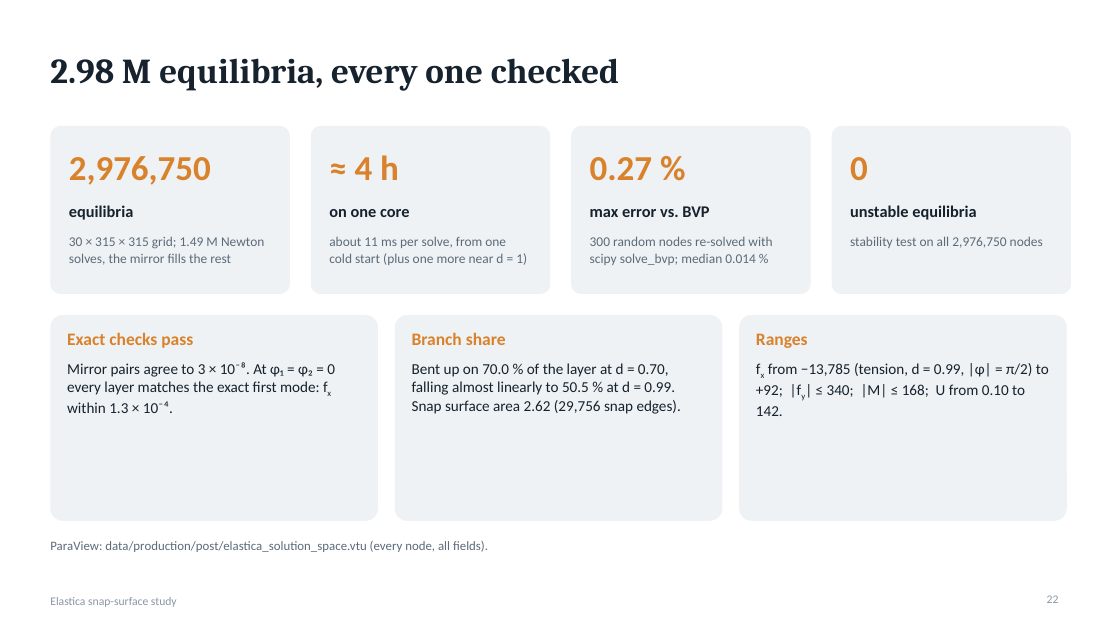
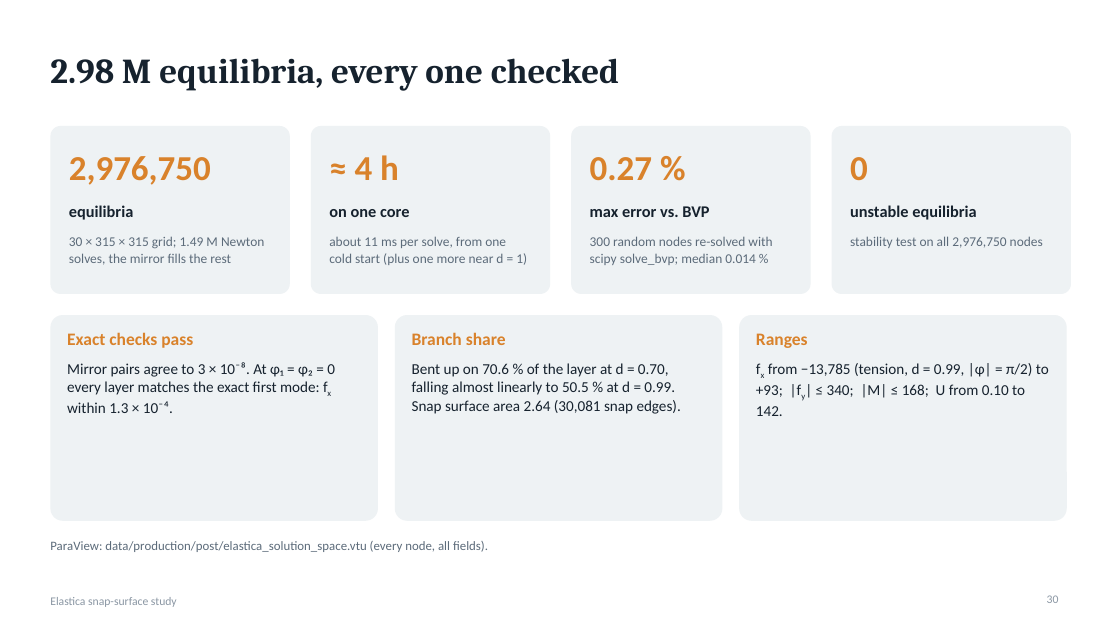
Before and after one commit to grraxx/elastica, a slide deck: slide 30 of presentation/elastica_snap_surface.pptx (slide 22 before the commit). Drawn at 1120x630 pixels with LibreOffice and Linux fonts; fonts in the diff are those of the drawing. Boxes give left, top, right and bottom in pixels: in the first picture for what was removed or moved away, otherwise in the second. Text is boxed around its words. In the diff, an @@ line names an element or a change of style, - is before the commit and + after.

```diff
--- a/presentation/elastica_snap_surface.pptx
+++ b/presentation/elastica_snap_surface.pptx
@@ text at (x1=412, y1=363, x2=681, y2=414): text changed @@
-Bent up on 70.0 % of the layer at d = 0.70, falling almost linearly to 50.5 % at d = 0.99. Snap surface area 2.62 (29,756 snap edges).
+Bent up on 70.6 % of the layer at d = 0.70, falling almost linearly to 50.5 % at d = 0.99. Snap surface area 2.64 (30,081 snap edges).
@@ text at (x1=756, y1=363, x2=1049, y2=416): text changed @@
-fx from −13,785 (tension, d = 0.99, |φ| = π/2) to +92; |fy| ≤ 340; |M| ≤ 168; U from 0.10 to 142.
+fx from −13,785 (tension, d = 0.99, |φ| = π/2) to +93; |fy| ≤ 340; |M| ≤ 168; U from 0.10 to 142.
@@ page number at (x1=1047, y1=595, x2=1059, y2=603): text changed @@
-22
+30
```
Also in this commit, not shown: 4 other slides changed, 15 slides added, 50 other files.
